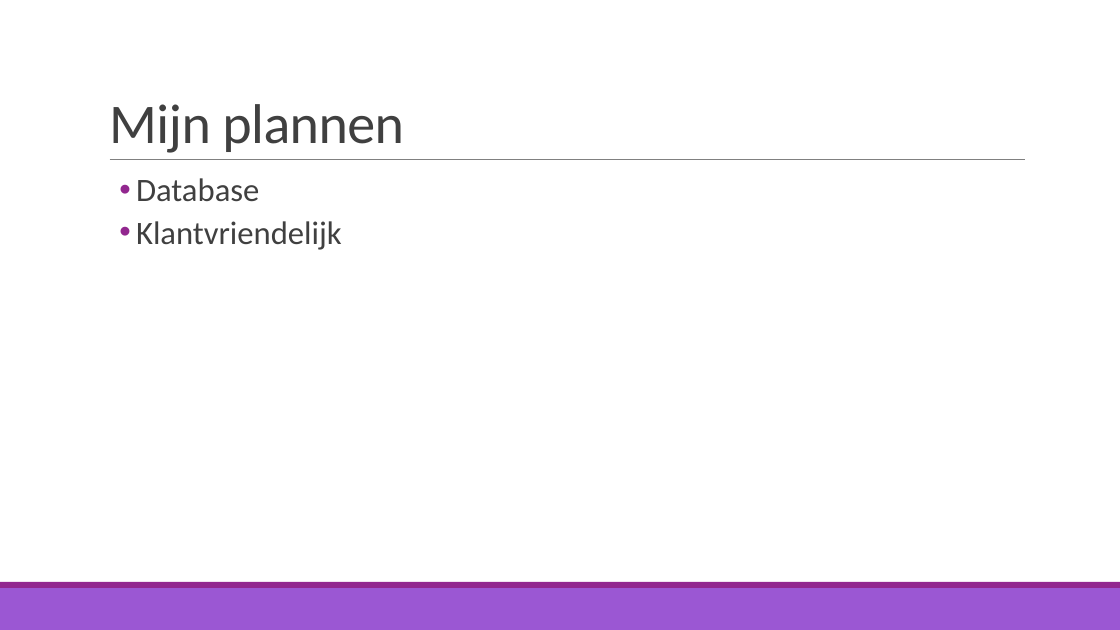
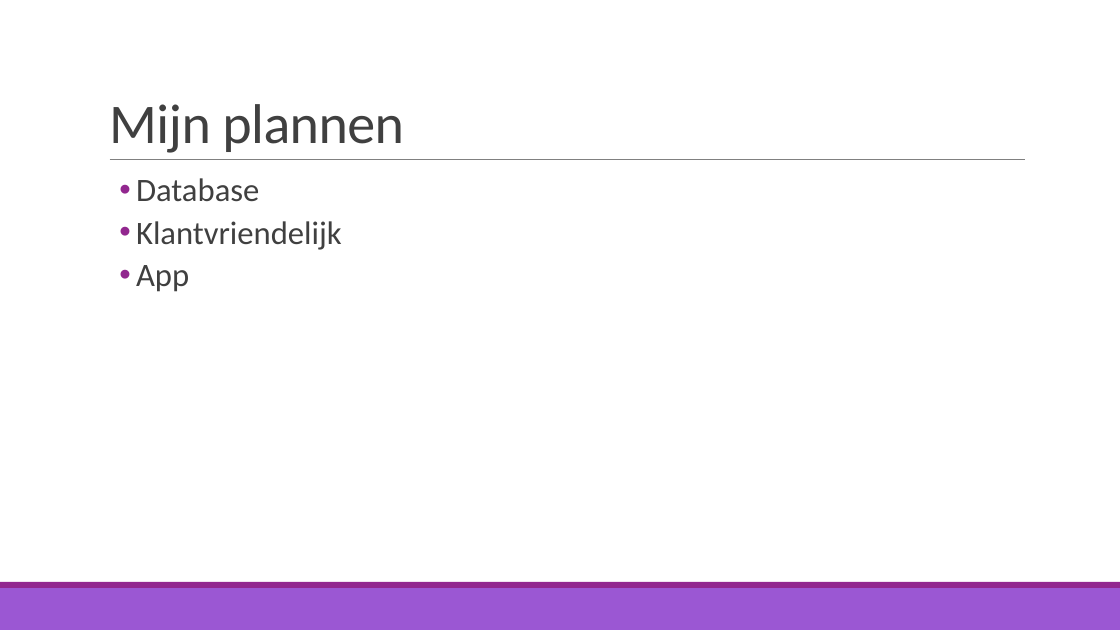
Before and after one commit to PimClem/WebsiteGallerij, a slide deck: slide 5 of prof.pptx. Drawn at 1120x630 pixels with LibreOffice and Linux fonts; fonts in the diff are those of the drawing. Boxes give left, top, right and bottom in pixels: in the first picture for what was removed or moved away, otherwise in the second. Text is boxed around its words. In the diff, an @@ line names an element or a change of style, - is before the commit and + after.

```diff
--- a/prof.pptx
+++ b/prof.pptx
@@ text at [136,265,189,292]: paragraph added @@
+  • App
```
Also in this commit, not shown: 1 other file.
